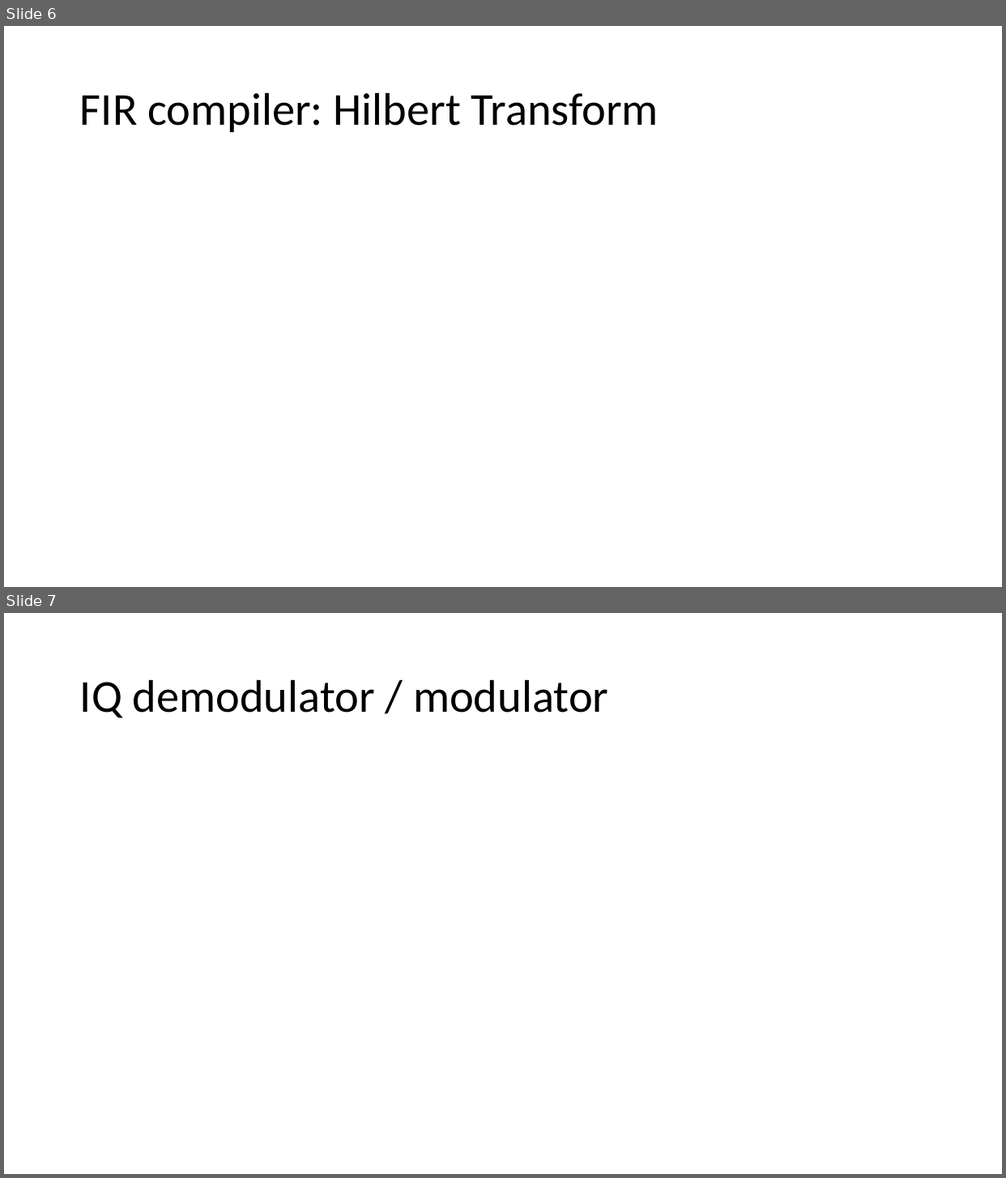
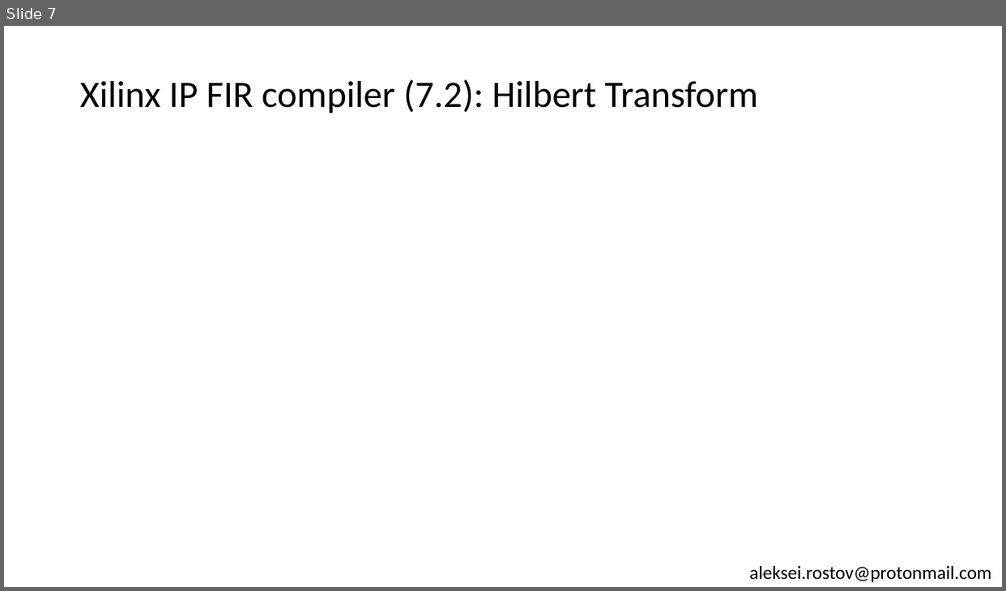
Before and after one commit to farbius/dsp_xilinx_ip, a slide deck: presentation/Xilinx IP cores for Digital Signal Processing.pptx. Shown one above the other, each under a label of ours: slides 6 and 7 before the commit, slide 7 after it. The pictures are 1006x1178 and 1006x591 pixels, drawn with LibreOffice and Linux fonts; fonts in the diff are those of the drawing. Boxes give left, top, right and bottom in pixels: in the first picture for what was removed or moved away, otherwise in the second. Text is boxed around its words. In the diff, an @@ line names an element or a change of style, - is before the commit and + after.

```diff
--- a/presentation/Xilinx IP cores for Digital Signal Processing.pptx
+++ b/presentation/Xilinx IP cores for Digital Signal Processing.pptx
@@ slide 7 removed at [4, 613, 1002, 1174], background #FFFFFF @@
@@ title removed at [80, 679, 608, 718] @@
-IQ demodulator / modulator
@@ what was slide 6 is now slide 7 @@
@@ slide 7 changed as well @@
@@ title at [80, 79, 758, 113]: text changed; size 44 to 36 pt @@
-FIR compiler: Hilbert Transform
+Xilinx IP FIR compiler (7.2): Hilbert Transform
@@ text added at [749, 566, 991, 582], 18 pt, text #000000 @@
+aleksei.rostov@protonmail.com
```
Also in this commit, not shown: 6 other slides changed, 2 slides added, 1 other slide removed, 5 other files.
